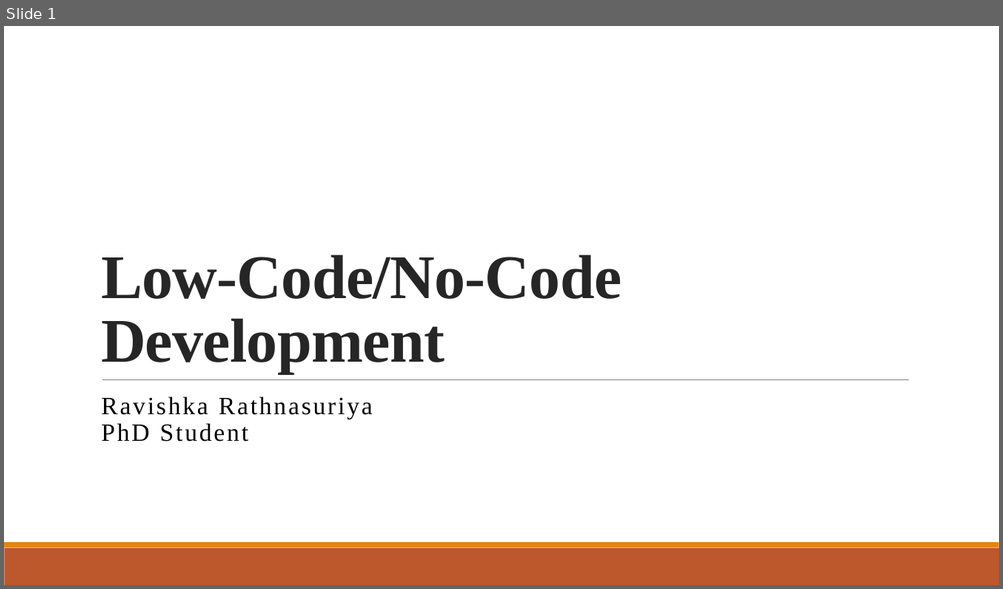
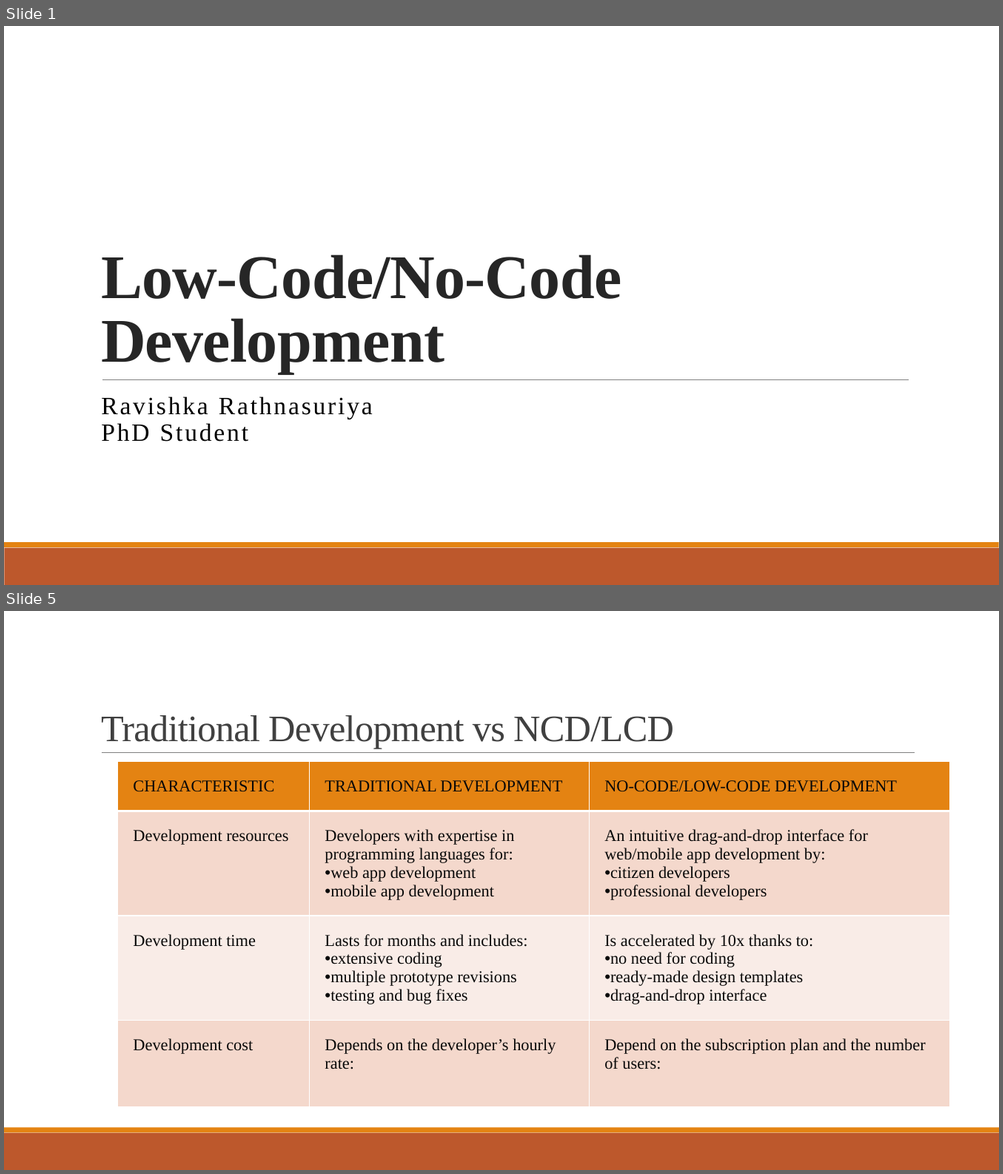
Before and after one commit to Ravishka123/Lectures_And_Talks, a slide deck: No-Code_Low-Code Development/No-Code_Low-Code Development.pptx. Shown one above the other, each under a label of ours: slide 1 before the commit, slides 1 and 5 after it; the slides between them are not shown. The pictures are 1003x589 and 1003x1174 pixels, drawn with LibreOffice and Linux fonts; fonts in the diff are those of the drawing. Boxes give left, top, right and bottom in pixels: in the first picture for what was removed or moved away, otherwise in the second. Text is boxed around its words. In the diff, an @@ line names an element or a change of style, - is before the commit and + after.

```diff
--- a/No-Code_Low-Code Development/No-Code_Low-Code Development.pptx
+++ b/No-Code_Low-Code Development/No-Code_Low-Code Development.pptx
@@ slide 5 added at [4,611,999,1170], background #FFFFFF; not listed: 2 template elements that a slide beside it also shows @@
@@ title added at [101,715,674,749], 36 pt, text #404040 @@
+Traditional Development vs NCD/LCD
@@ line added from (102, 753) to (915, 753), #808080 0.5 pt @@
@@ table added at [117,762,950,1125], 4 rows, 3 columns @@
+CHARACTERISTIC | TRADITIONAL DEVELOPMENT | NO-CODE/LOW-CODE DEVELOPMENT
+Development resources | Developers with expertise in programming languages for: / web app development / mobile app development | An intuitive drag-and-drop interface for web/mobile app development by: / citizen developers / professional developers
+Development time | Lasts for months and includes: / extensive coding / multiple prototype revisions / testing and bug fixes | Is accelerated by 10x thanks to: / no need for coding / ready-made design templates / drag-and-drop interface
+Development cost | Depends on the developer’s hourly rate: | Depend on the subscription plan and the number of users:
```
Also in this commit, not shown: 5 slides changed, 12 other slides added, 7 slides removed, 1 other file.
